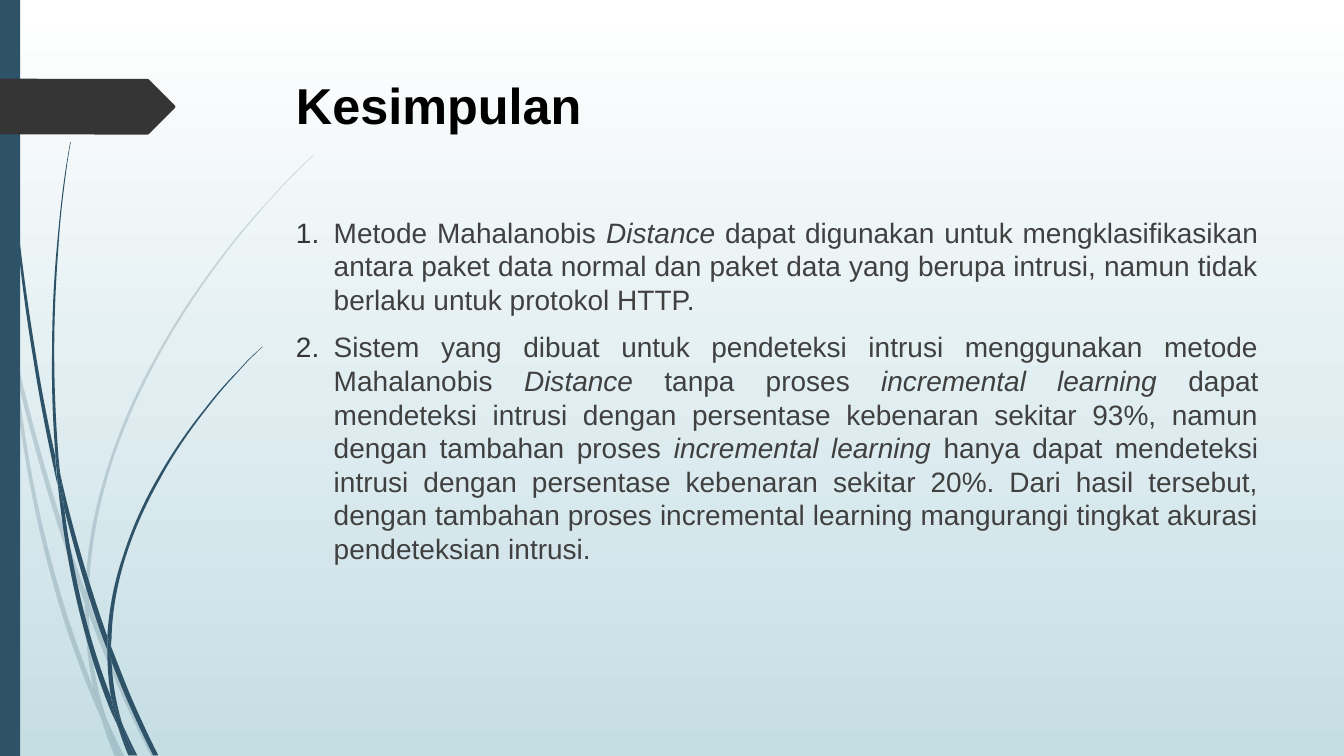
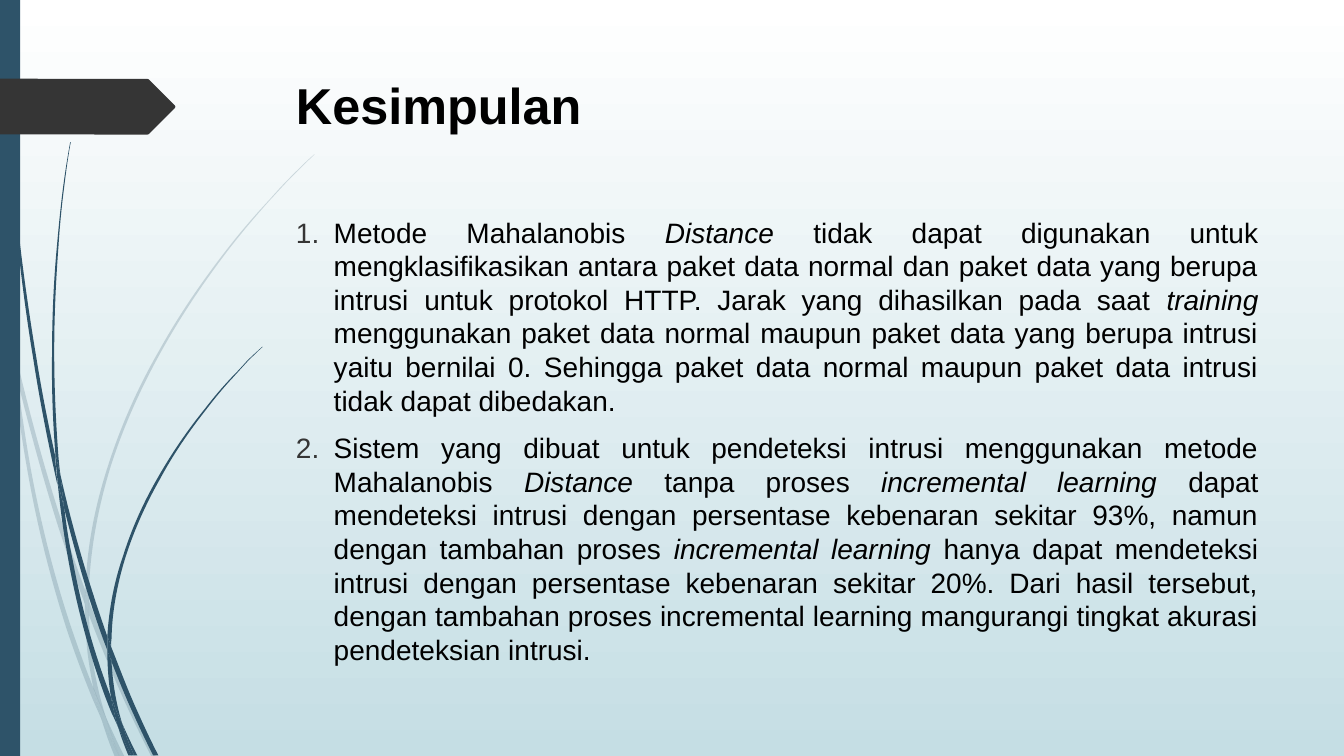
Before and after one commit to agus4171/TA-AJK, a slide deck: slide 27 of TA/DIGILIB/5112100036-Presentation.pptx. Drawn at 1344x756 pixels with LibreOffice and Linux fonts; fonts in the diff are those of the drawing. Boxes give left, top, right and bottom in pixels: in the first picture for what was removed or moved away, otherwise in the second. Text is boxed around its words. In the diff, an @@ line names an element or a change of style, - is before the commit and + after.

```diff
--- a/TA/DIGILIB/5112100036-Presentation.pptx
+++ b/TA/DIGILIB/5112100036-Presentation.pptx
@@ text at [334, 222, 1259, 416]: text changed; text colour #404040 to #000000 @@
-1. Metode Mahalanobis Distance dapat digunakan untuk mengklasifikasikan antara paket data normal dan paket data yang berupa intrusi, namun tidak berlaku untuk protokol HTTP.
+1. Metode Mahalanobis Distance tidak dapat digunakan untuk mengklasifikasikan antara paket data normal dan paket data yang berupa intrusi untuk protokol HTTP. Jarak yang dihasilkan pada saat training menggunakan paket data normal maupun paket data yang berupa intrusi yaitu bernilai 0. Sehingga paket data normal maupun paket data intrusi tidak dapat dibedakan.
@@ text at [334, 437, 1258, 665]: text colour #404040 to #000000 in "Sistem yang dibuat untuk pendeteksi intrusi menggunakan ..." @@
```
Also in this commit, not shown: 18 other files.
